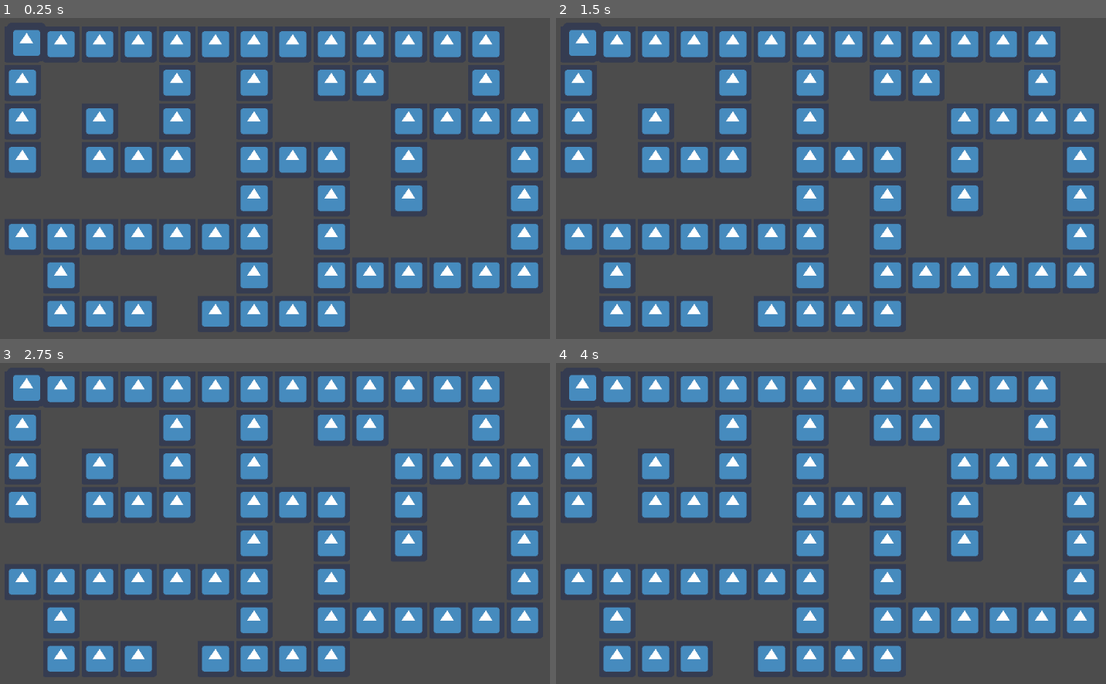
Above: before the commit, frames 1-4 (two rows, left to right).
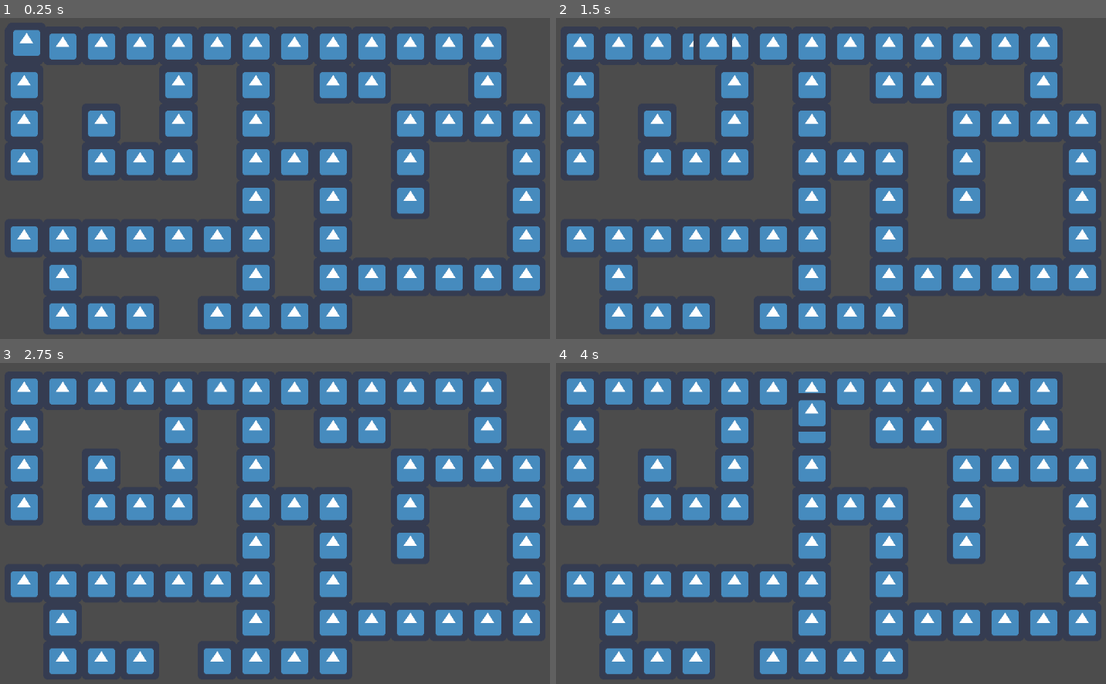
Above: after the commit, the same moments.

Repository: Omivel/LudemDare46
Game: Godot game, scene res://Levels/TestLevel.tscn
Two runs of this game, one before a commit and one after it. Both use one fixed random seed, a clock stepped at 60 frames per second and the inputs below. The engine's default icon, where the game draws it, is replaced by a stand-in: a white triangle on a blue panel in a dark square.
Inputs (mouse positions are in pixels of both pictures, inside the frame that each line leads up to):
- Up to frame 1 (0.25 s): no input
- Up to frame 2 (1.5 s): tap Enter at 0.5 s; move the mouse to (968, 149) at 0.52 s; press the mouse at (968, 149) at 0.53 s; move the mouse to (710, 188) at 1.27 s; release the mouse at (710, 188) at 1.28 s; click (710, 188) at 1.35 s
- Up to frame 3 (2.75 s): move the mouse to (335, 433) at 2.02 s; press the mouse at (335, 433) at 2.03 s
- Up to frame 4 (4 s): move the mouse to (798, 584) at 2.77 s; release the mouse at (798, 584) at 2.78 s; click (798, 584) at 2.85 s; move the mouse to (1018, 568) at 3.52 s; press the mouse at (1018, 568) at 3.53 s

The runs differ from the first frame. In frame 1, 12% of the frame differs, in the area x 1-99%, y 4-97%; in frame 2, 12%; in frame 3, 12%; in frame 4, 12%, in the area x 1-99%, y 3-97%.

Commit message:
Navigation/pathfinding for monster

Diff:
--- a/game/Levels/TestLevel.gd
+++ b/game/Levels/TestLevel.gd
@@ -1,9 +1,18 @@
 extends Node2D
 
-
+onready var navTilesPath = load("res://Scenes/NavTileset/NavTileset.tscn")
+onready var tileMap = $TestTileMap
 # Called when the node enters the scene tree for the first time.
 func _ready():
-	pass # Replace with function body.
+	#create and populate navigation mesh for each monster based on tilemap
+	for child in get_children():
+		if child is Monster:
+			var navTiles = navTilesPath.instance()
+			for tile in tileMap.get_used_cells():
+				navTiles.set_cellv(tile, 0)
+			var nav = Navigation2D.new()
+			nav.add_child(navTiles)
+			$Monster.add_child(nav)
 
 
 # Called every frame. 'delta' is the elapsed time since the previous frame.
@@ -12,7 +21,6 @@
 
 func _input(event):
 	if event.is_action_pressed("Left_click"):
-		$Monster.newPath($Navigation2D.get_simple_path($Monster.global_position, get_global_mouse_position()))
-		print($Navigation2D.get_simple_path($Monster.global_position, get_global_mouse_position()))
-		print($Monster.global_position)
-		print(get_global_mouse_position())
+		for child in $Monster.get_children():
+			if child is Navigation2D:
+				$Monster.newPath(child.get_simple_path($Monster.global_position, get_global_mouse_position(), false))
--- a/game/Levels/TestLevel.tscn
+++ b/game/Levels/TestLevel.tscn
@@ -7,10 +7,9 @@
 [node name="TestLevel" type="Node2D"]
 script = ExtResource( 2 )
 
-[node name="Navigation2D" type="Navigation2D" parent="."]
-
-[node name="TestTileMap" parent="Navigation2D" instance=ExtResource( 1 )]
+[node name="TestTileMap" parent="." instance=ExtResource( 1 )]
 tile_data = PoolIntArray( 65537, 0, 0, 65538, 0, 0, 65539, 0, 0, 65540, 0, 0, 65541, 0, 0, 65542, 0, 0, 65543, 0, 0, 65 …(790 unchanged characters)…
 
 [node name="Monster" parent="." instance=ExtResource( 3 )]
 position = Vector2( 100, 90 )
+speed = 250.0
--- a/game/Scenes/Monster/Monster.gd
+++ b/game/Scenes/Monster/Monster.gd
@@ -1,7 +1,8 @@
 extends KinematicBody2D
+class_name Monster
 
 #how close to its pathfindng goal the monster hase to be to check it off its list
-const TOLERENCE := Vector2(1.5,1.5)
+const TOLERENCE := 2.5
 
 export var speed : float = 1
 
@@ -19,7 +20,7 @@
 	#if there is we move to it until we get to it with some fault tolerence
 	#Once reached the goal is removed from the que
 	if !path.empty():
-		if global_position <= path[0]+TOLERENCE and global_position >= path[0]-TOLERENCE:
+		if global_position.distance_to(path[0]) <= TOLERENCE:
 			path.remove(0)
 		else:
 			#Move the character to the next target
--- /dev/null
+++ b/game/Scenes/NavTileset/NavTileset.tscn
@@ -0,0 +1,28 @@
+[gd_scene load_steps=4 format=2]
+
+[ext_resource path="res://Scenes/NavTileset/Blank.png" type="Texture" id=1]
+
+[sub_resource type="NavigationPolygon" id=1]
+vertices = PoolVector2Array( 64, 64, 0, 64, 0, 0, 64, 0 )
+polygons = [ PoolIntArray( 0, 1, 2, 3 ) ]
+
+[sub_resource type="TileSet" id=2]
+0/name = "Blank.png 0"
+0/texture = ExtResource( 1 )
+0/tex_offset = Vector2( 0, 0 )
+0/modulate = Color( 1, 1, 1, 1 )
+0/region = Rect2( 0, 0, 64, 64 )
+0/tile_mode = 0
+0/occluder_offset = Vector2( 0, 0 )
+0/navigation_offset = Vector2( 0, 0 )
+0/navigation = SubResource( 1 )
+0/shape_offset = Vector2( 0, 0 )
+0/shape_transform = Transform2D( 1, 0, 0, 1, 0, 0 )
+0/shape_one_way = false
+0/shape_one_way_margin = 0.0
+0/shapes = [  ]
+0/z_index = 0
+
+[node name="TileMap" type="TileMap"]
+tile_set = SubResource( 2 )
+format = 1
--- a/game/Scenes/TestTileset/TestTileset.tscn
+++ b/game/Scenes/TestTileset/TestTileset.tscn
@@ -1,21 +1,16 @@
-[gd_scene load_steps=4 format=2]
+[gd_scene load_steps=3 format=2]
 
 [ext_resource path="res://icon.png" type="Texture" id=1]
-
-[sub_resource type="NavigationPolygon" id=1]
-vertices = PoolVector2Array( 59, 62, 0, 62, 0, 0, 59, 0 )
-polygons = [ PoolIntArray( 0, 1, 2, 3 ) ]
 
 [sub_resource type="TileSet" id=2]
 0/name = "icon.png 0"
 0/texture = ExtResource( 1 )
 0/tex_offset = Vector2( 0, 0 )
 0/modulate = Color( 1, 1, 1, 1 )
-0/region = Rect2( 3, 4, 60, 60 )
+0/region = Rect2( 0, 0, 64, 64 )
 0/tile_mode = 0
 0/occluder_offset = Vector2( 0, 0 )
 0/navigation_offset = Vector2( 0, 0 )
-0/navigation = SubResource( 1 )
 0/shape_offset = Vector2( 0, 0 )
 0/shape_transform = Transform2D( 1, 0, 0, 1, 0, 0 )
 0/shape_one_way = false
--- a/game/project.godot
+++ b/game/project.godot
@@ -8,9 +8,14 @@
 
 config_version=4
 
-_global_script_classes=[  ]
+_global_script_classes=[ {
+"base": "KinematicBody2D",
+"class": "Monster",
+"language": "GDScript",
+"path": "res://Scenes/Monster/Monster.gd"
+} ]
 _global_script_class_icons={
-
+"Monster": ""
 }
 
 [application]
Binary file added: game/Scenes/NavTileset/Blank.png
Not shown, added: game/Scenes/NavTileset/Blank.png.import
